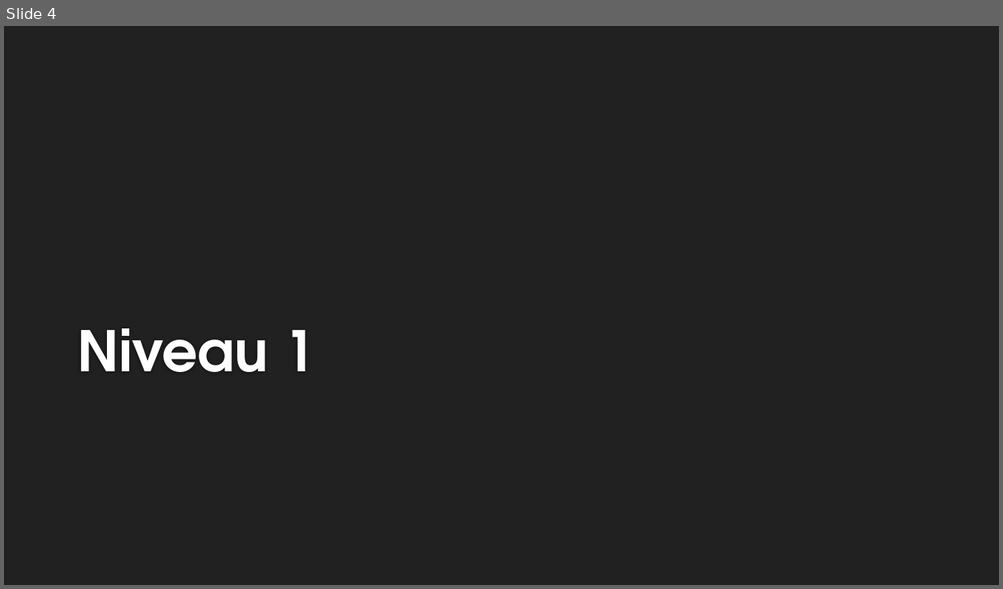
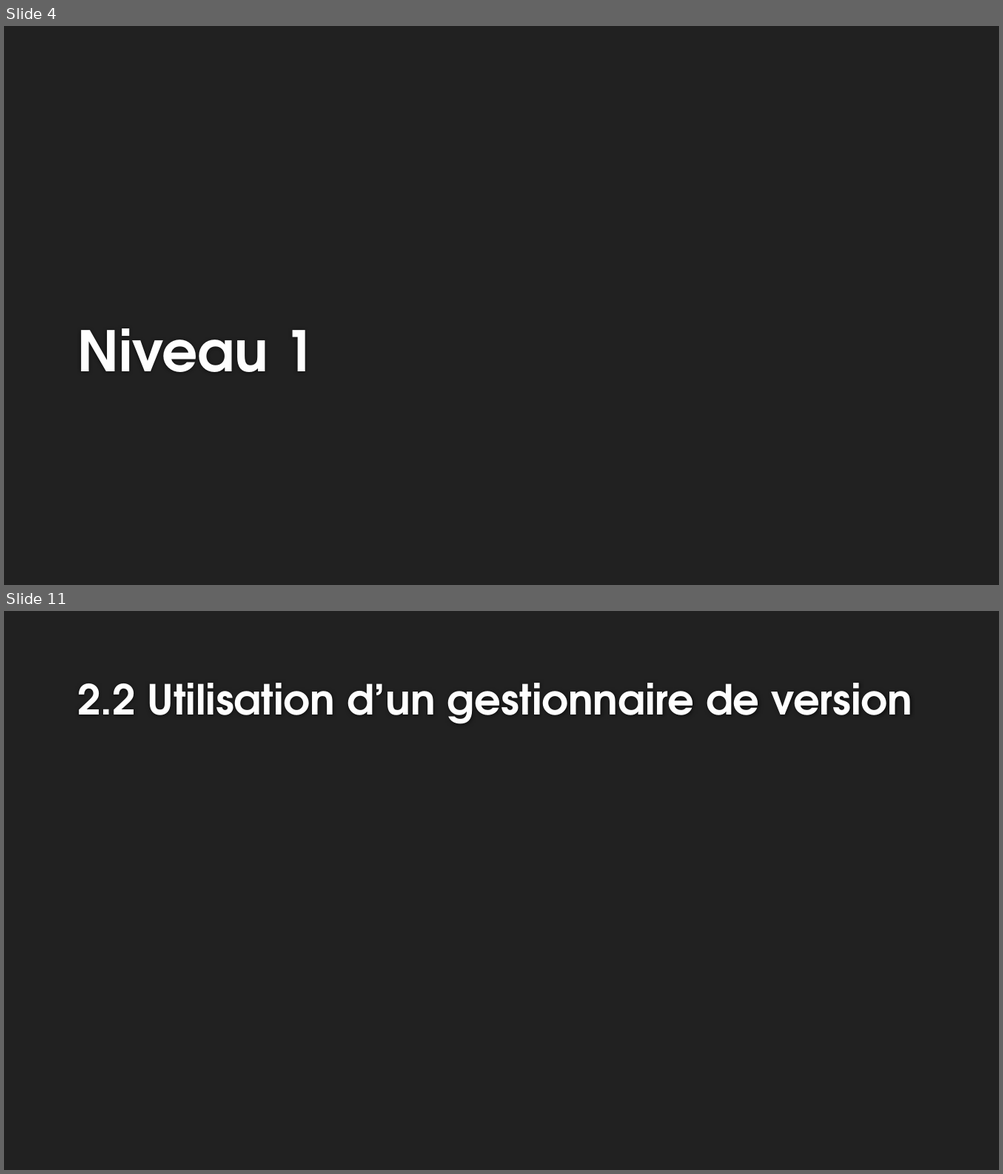
Before and after one commit to meethyrh/Projet2048v3, a slide deck: Soutenance.pptx. Shown one above the other, each under a label of ours: slide 4 before the commit, slides 4 and 11 after it; the slides between them are not shown. The pictures are 1003x589 and 1003x1174 pixels, drawn with LibreOffice and Linux fonts; fonts in the diff are those of the drawing; background and template pictures are left out. Boxes give left, top, right and bottom in pixels: in the first picture for what was removed or moved away, otherwise in the second. Text is boxed around its words. In the diff, an @@ line names an element or a change of style, - is before the commit and + after.

```diff
--- a/Soutenance.pptx
+++ b/Soutenance.pptx
@@ slide 11 added at [4, 611, 999, 1170], background #212121 @@
@@ title added at [77, 683, 912, 724], 40 pt, text #FEFEFE, bold @@
+2.2 Utilisation d’un gestionnaire de version
```
Also in this commit, not shown: 2 slides changed, 5 other slides added, 7 other files.
